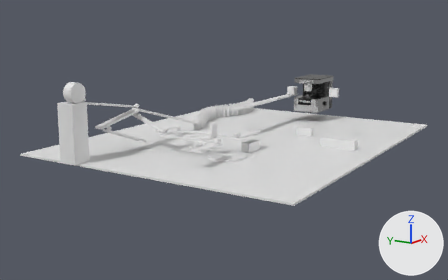
Renders of the Blender file master.blend from each side of a commit.
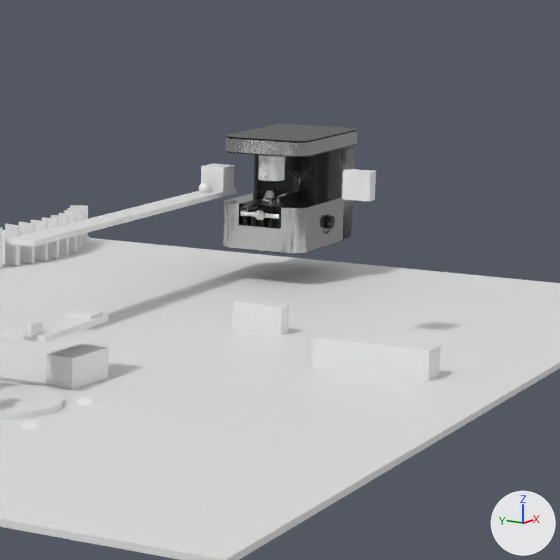
Old and new are each drawn whole from a 50 mm lens placed at (-123.3, -72.8, 30.5), pointed at (-2.4, 3.4, 0.3) and again close up on the part from 51% to 88% of the width and 13% to 73% of the height. The lights are fixed; the arrows at lower right show +X, +Y and +Z.

The older version as bpy lines, for what is in view:
```python
ob_blockade = bpy.data.objects.new('Blockade', me_cube_019)
ob_blockade.location = (11.84, -10.65, 1.4)
ob_blockade.rotation_euler = (0.0, 0.0, -0.0873)  # degrees (0, 0, -5)
ob_cube = bpy.data.objects.new('Cube', me_cube_006)
ob_cube.location = (33.48, -2.52, 4.91)
ob_cube.rotation_euler = (0.0, 0.0, 3.142)  # degrees (0, 0, 180)
ob_cube.scale = (-3.08, -3.08, -3.08)
ob_cube_007 = bpy.data.objects.new('Cube.007', me_cube_058)
ob_cube_007.location = (33.48, -2.52, 12.07)
ob_cube_007.rotation_euler = (0.0, 0.0, 3.142)  # degrees (0, 0, 180)
ob_cube_007.scale = (-3.08, -3.08, -3.08)
ob_cube_008 = bpy.data.objects.new('Cube.008', me_cube_059)
ob_cube_008.location = (35.05, -2.52, 12.48)
ob_cube_008.rotation_euler = (0.0, 0.0, 3.142)  # degrees (0, 0, 180)
ob_cube_008.scale = (-3.08, -3.08, -3.08)
ob_cube_009 = bpy.data.objects.new('Cube.009', me_cube_060)
ob_cube_009.location = (38.01, -2.51, 10.93)
ob_cube_009.rotation_euler = (0.0, 0.0, 3.142)  # degrees (0, 0, 180)
ob_cube_009.scale = (-3.08, -3.08, -3.08)
ob_cube_010 = bpy.data.objects.new('Cube.010', me_cube_061)
ob_cube_010.location = (38.01, -2.51, 3.49)
ob_cube_010.rotation_euler = (0.0, 0.0, 3.142)  # degrees (0, 0, 180)
ob_cube_010.scale = (-3.08, -3.08, -3.75)
ob_cup_001 = bpy.data.objects.new('Cup.001', me_cylinder_006)
ob_cup_001.location = (30.59, -2.66, 9.71)
ob_cup_001.rotation_euler = (0.0, 0.0, 1.63)  # degrees (0, 0, 93)
ob_cup_001.scale = (-1.06, -1.06, -1.06)
ob_innerblackbox = bpy.data.objects.new('InnerBlackBox', me_cube_051)
ob_innerblackbox.location = (30.09, -2.52, 5.89)
ob_innerblackbox.rotation_euler = (0.0, 0.0, 3.142)  # degrees (0, 0, 180)
ob_innerblackbox.scale = (-3.08, -3.08, -3.08)
# also in view: 'Flamethrower' at (3.8, -22.6, 1.4); '5kg' at (11.8, -17.8, 11.4); 'Seesaw cheese' at (-10.2, -7.2, 4.1); 'Ramp.005' at (16.7, 2.4, 7.2); 'Plate' at (-17.2, -6.6, 0.6)
```
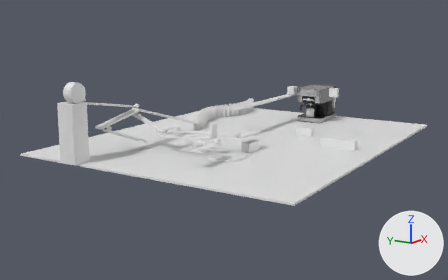
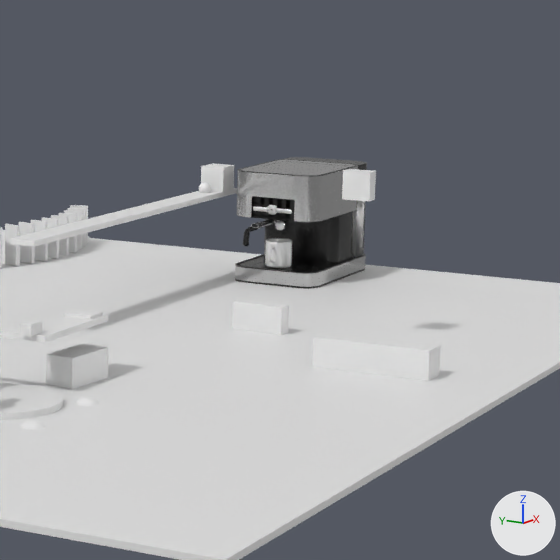
The change, as a diff of the scene's bpy script:
```diff
--- a/master.blend.py
+++ b/master.blend.py
@@ ob_cup_001 @@
 ob_cup_001 = bpy.data.objects.new('Cup.001', me_cylinder_006)
-ob_cup_001.location = (30.59, -2.66, 9.71)
-ob_cup_001.rotation_euler = (0.0, 0.0, 1.63)  # degrees (0, 0, 93)
+ob_cup_001.location = (30.59, -3.48, 2.76)
+ob_cup_001.rotation_euler = (0.0, -3.142, 1.512)  # degrees (0, -180, 87)
 ob_cup_001.scale = (-1.06, -1.06, -1.06)
@@ ob_cube @@
 ob_cube = bpy.data.objects.new('Cube', me_cube_006)
-ob_cube.location = (33.48, -2.52, 4.91)
-ob_cube.rotation_euler = (0.0, 0.0, 3.142)  # degrees (0, 0, 180)
+ob_cube.location = (33.48, -3.63, 7.56)
+ob_cube.rotation_euler = (-3.142, 0.0, 3.142)  # degrees (-180, 0, 180)
 ob_cube.scale = (-3.08, -3.08, -3.08)
@@ ob_innerblackbox @@
 ob_innerblackbox = bpy.data.objects.new('InnerBlackBox', me_cube_051)
-ob_innerblackbox.location = (30.09, -2.52, 5.89)
+ob_innerblackbox.location = (30.09, -3.63, 6.58)
 ob_innerblackbox.rotation_euler = (0.0, 0.0, 3.142)  # degrees (0, 0, 180)
@@ ob_cube_007 @@
 ob_cube_007 = bpy.data.objects.new('Cube.007', me_cube_058)
-ob_cube_007.location = (33.48, -2.52, 12.07)
-ob_cube_007.rotation_euler = (0.0, 0.0, 3.142)  # degrees (0, 0, 180)
+ob_cube_007.location = (33.48, -3.63, 0.4)
+ob_cube_007.rotation_euler = (-3.142, 0.0, 3.142)  # degrees (-180, 0, 180)
 ob_cube_007.scale = (-3.08, -3.08, -3.08)
@@ ob_cube_008 @@
 ob_cube_008 = bpy.data.objects.new('Cube.008', me_cube_059)
-ob_cube_008.location = (35.05, -2.52, 12.48)
-ob_cube_008.rotation_euler = (0.0, 0.0, 3.142)  # degrees (0, 0, 180)
+ob_cube_008.location = (35.05, -3.63, -0.01)
+ob_cube_008.rotation_euler = (-3.142, 0.0, 3.142)  # degrees (-180, 0, 180)
 ob_cube_008.scale = (-3.08, -3.08, -3.08)
@@ ob_cube_009 @@
 ob_cube_009 = bpy.data.objects.new('Cube.009', me_cube_060)
-ob_cube_009.location = (38.01, -2.51, 10.93)
-ob_cube_009.rotation_euler = (0.0, 0.0, 3.142)  # degrees (0, 0, 180)
+ob_cube_009.location = (38.01, -3.64, 1.54)
+ob_cube_009.rotation_euler = (-3.142, 0.0, 3.142)  # degrees (-180, 0, 180)
 ob_cube_009.scale = (-3.08, -3.08, -3.08)
@@ ob_cube_010 @@
 ob_cube_010 = bpy.data.objects.new('Cube.010', me_cube_061)
-ob_cube_010.location = (38.01, -2.51, 3.49)
+ob_cube_010.location = (38.01, -3.64, 8.98)
 ob_cube_010.rotation_euler = (0.0, 0.0, 3.142)  # degrees (0, 0, 180)
```

Boxes [x1, y1, x2, y2] around the edits, measured in the close-ups (560 x 560 px):
'Cube', moved, turned: before [223, 193, 344, 253]; after [237, 160, 358, 222]
'Cube.007', moved, turned: before [226, 124, 358, 157]; after [235, 253, 366, 289]
'Cube.008', moved, turned: before [253, 149, 342, 201]; after [264, 211, 353, 264]
'Cup.001', moved, turned: before [258, 155, 285, 181]; after [265, 238, 292, 268]
'InnerBlackBox', moved: before [239, 200, 292, 229]; after [251, 196, 295, 221]
'Cube.009', moved, turned: before [341, 146, 355, 233]; after [352, 200, 366, 258]
'Cube.010', moved: before [343, 230, 352, 239]; after [285, 157, 367, 170]
